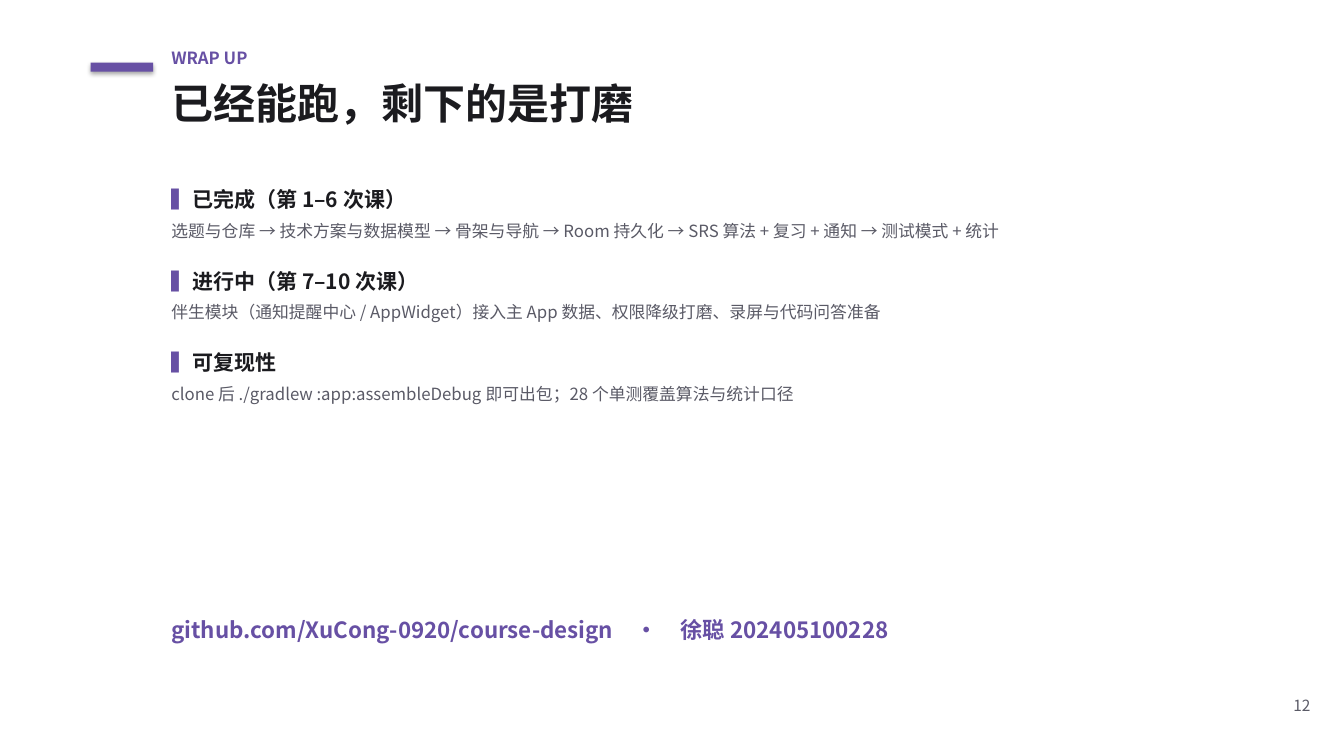
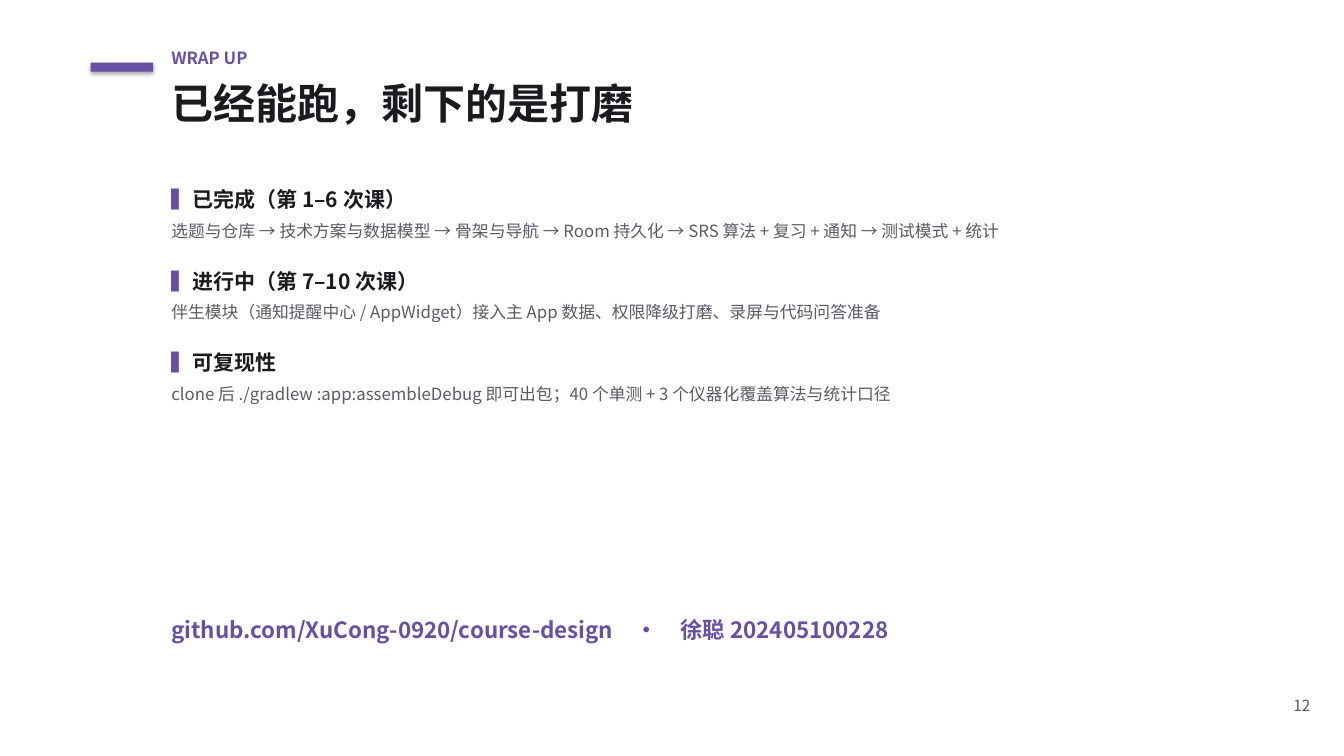
Before and after one commit to XuCong-0920/course-design, a slide deck: slide 12 of docs/演示PPT.pptx. Drawn at 1344x756 pixels with LibreOffice and Linux fonts; fonts in the diff are those of the drawing. Boxes give left, top, right and bottom in pixels: in the first picture for what was removed or moved away, otherwise in the second. Text is boxed around its words. In the diff, an @@ line names an element or a change of style, - is before the commit and + after.

```diff
--- a/docs/演示PPT.pptx
+++ b/docs/演示PPT.pptx
@@ text at (171, 386, 890, 404): text changed @@
-clone 后 ./gradlew :app:assembleDebug 即可出包；28 个单测覆盖算法与统计口径
+clone 后 ./gradlew :app:assembleDebug 即可出包；40 个单测 + 3 个仪器化覆盖算法与统计口径
```
Also in this commit, not shown: 2 other slides changed.
